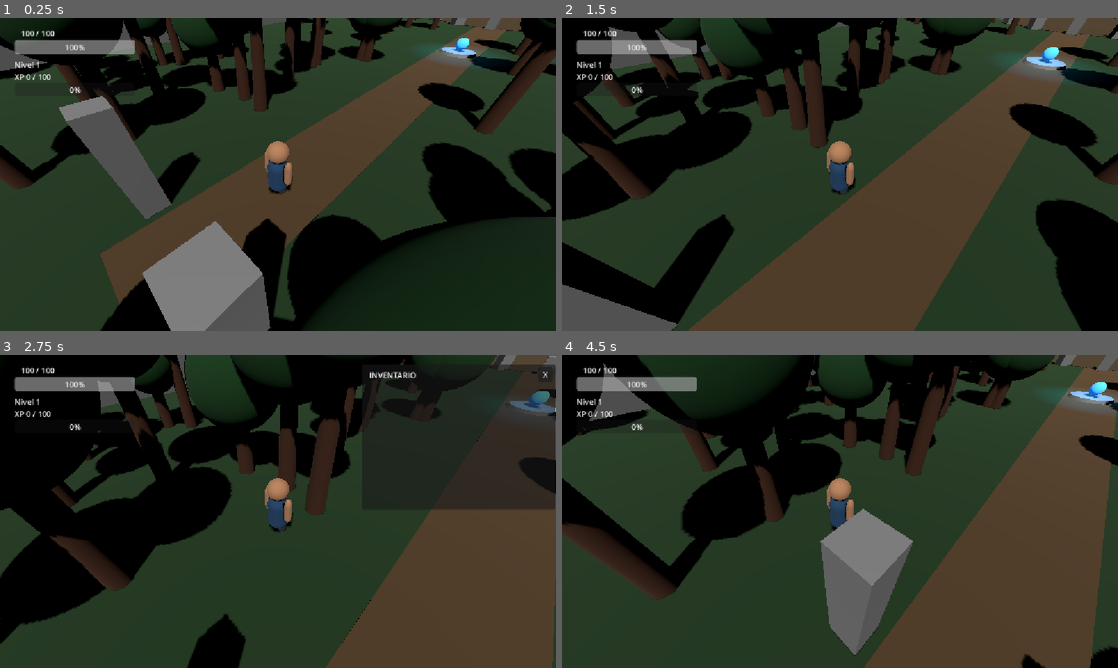
Above: before the commit, frames 1-4 (two rows, left to right).
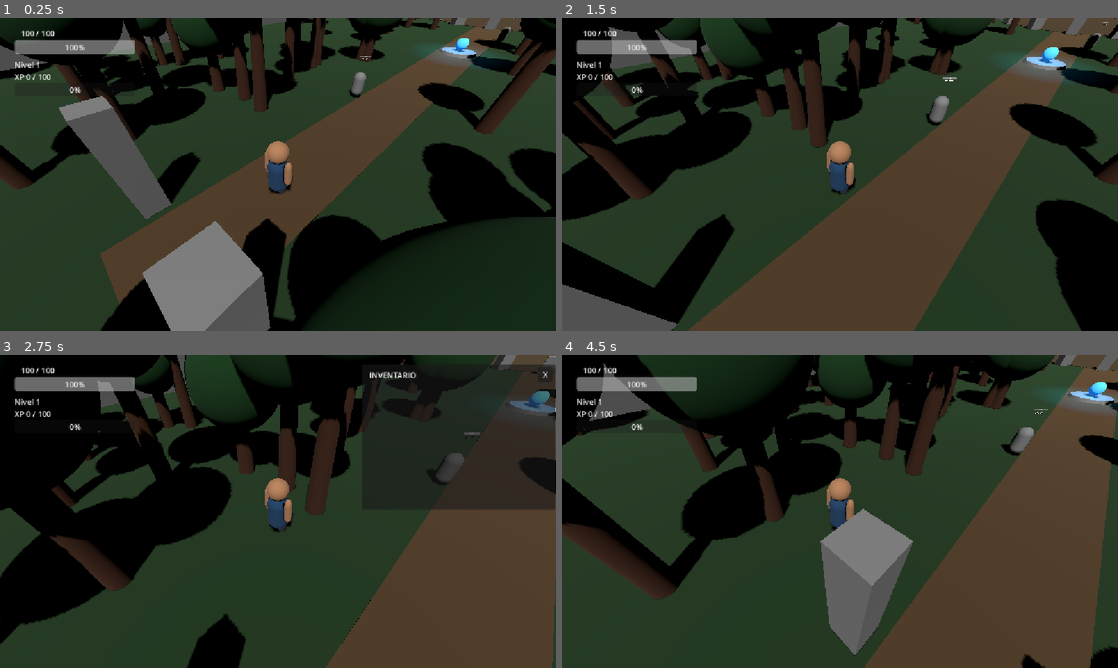
Above: after the commit, the same moments.

Repository: AdolfoBarca/MUNDO_LEYENDAS
Game: Godot game, scene res://BosqueCipitio.tscn
Two runs of this game, one before a commit and one after it. Both use one fixed random seed, a clock stepped at 60 frames per second and the inputs below. This scene is started directly instead of the project's main scene.
Inputs (mouse positions are in pixels of both pictures, inside the frame that each line leads up to):
- Up to frame 1 (0.25 s): no input
- Up to frame 2 (1.5 s): tap Enter at 0.5 s; move the mouse to (812, 237) at 0.52 s; hold W from 0.53 s (still down); tap I at 0.6, 1.35 s; click (812, 237) at 0.67 s; move the mouse to (1006, 221) at 1.27 s
- Up to frame 3 (2.75 s): move the mouse to (111, 464) at 2.02 s; release W at 2.03 s; hold A from 2.03 s (still down); tap I at 2.1 s
- Up to frame 4 (4.5 s): move the mouse to (867, 511) at 2.77 s; tap I at 2.85, 3.6, 4.35 s; click (867, 511) at 2.92 s; move the mouse to (756, 433) at 3.52 s; release A at 3.53 s; hold S 3.53-4.28 s; move the mouse to (962, 495) at 4.27 s; hold D from 4.28 s (still down)

The runs differ from the first frame. In frame 1, 0.2% of the frame differs, in the area x 62-93%, y 0-26%; in frame 2, 0.4%, in the area x 65-99%, y 1-35%; in frame 3, 0.2%; in frame 4, 0.3%.

Commit message:
Integrar tres guardianes Mini Cipitio al Bosque Encantado

Diff:
--- a/BosqueCipitio.tscn
+++ b/BosqueCipitio.tscn
@@ -7,6 +7,7 @@
 [ext_resource type="Script" uid="uid://cgi425hsbbcrs" path="res://Camara.gd" id="5_0nubu"]
 [ext_resource type="Script" uid="uid://b0khvsy334yjx" path="res://HUDInventario.gd" id="6_71d4f"]
 [ext_resource type="Script" uid="uid://cokjaukgd33hs" path="res://SantuarioCheckpoint.gd" id="7_4ut1j"]
+[ext_resource type="PackedScene" uid="uid://c320vyayp7dqi" path="res://MiniCipitio.tscn" id="8_q7ad5"]
 
 [sub_resource type="CapsuleMesh" id="CapsuleMesh_4nkgc"]
 
@@ -176,3 +177,14 @@
 
 [node name="CollisionShape3D" type="CollisionShape3D" parent="SantuarioCheckpoint" unique_id=356230784]
 shape = SubResource("SphereShape3D_4ut1j")
+
+[node name="Guardianes" type="Node3D" parent="." unique_id=244061562]
+
+[node name="Guardian1" parent="Guardianes" unique_id=2010731475 instance=ExtResource("8_q7ad5")]
+transform = Transform3D(1, 0, 0, 0, 1, 0, 0, 0, 1, -3, 1, 27)
+
+[node name="Guardian2" parent="Guardianes" unique_id=2075037303 instance=ExtResource("8_q7ad5")]
+transform = Transform3D(1, 0, 0, 0, 1, 0, 0, 0, 1, 3, 1, -8)
+
+[node name="Guardian3" parent="Guardianes" unique_id=1100180862 instance=ExtResource("8_q7ad5")]
+transform = Transform3D(1, 0, 0, 0, 1, 0, 0, 0, 1, 0, 1, -19)
